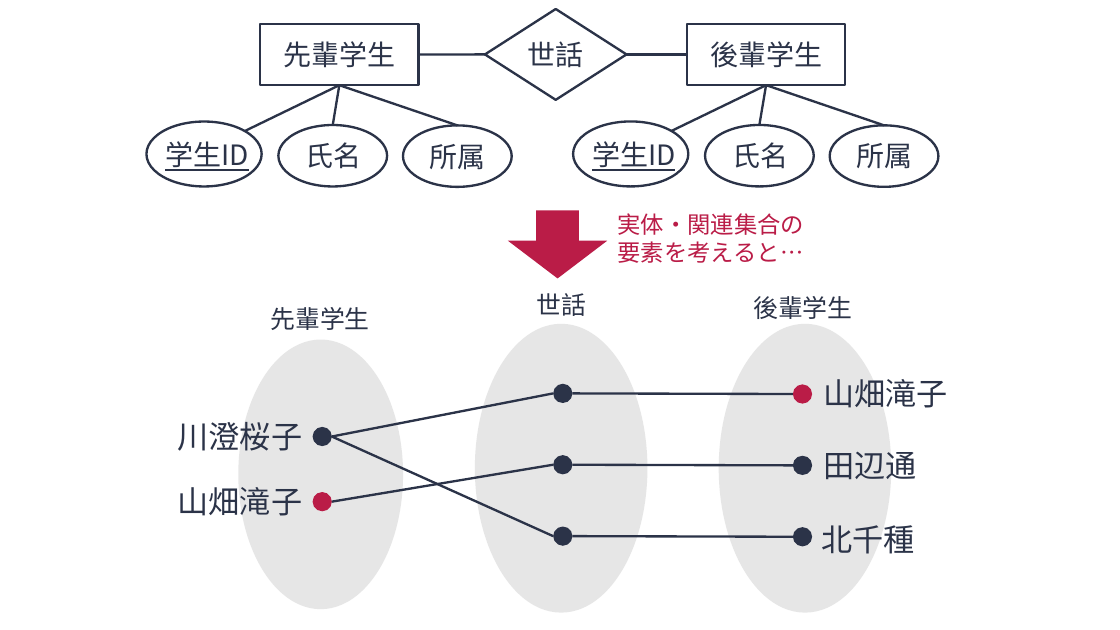
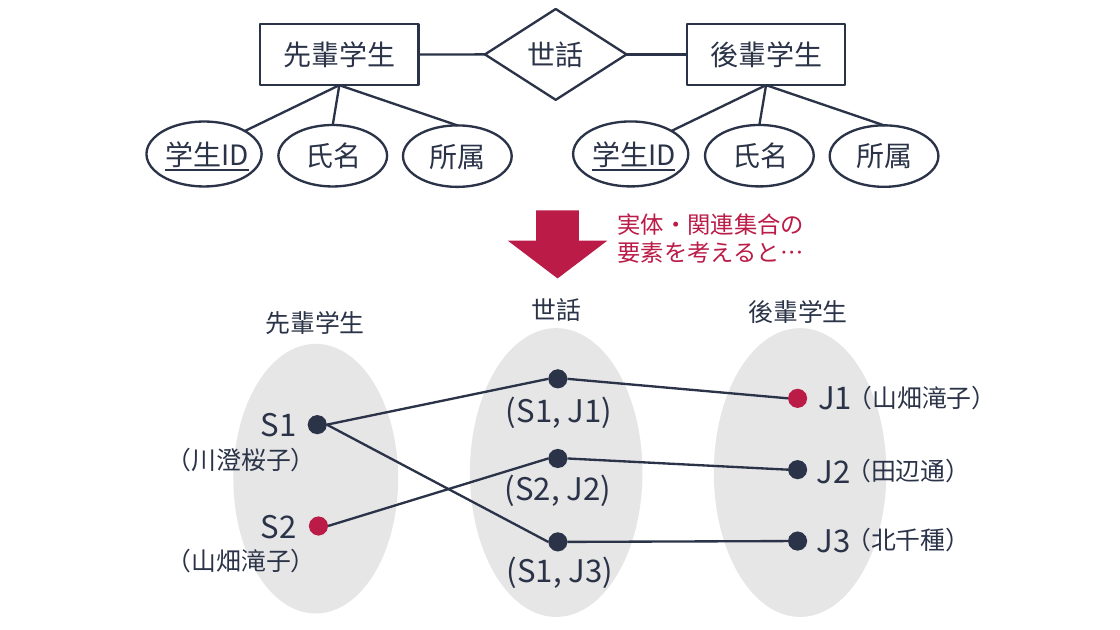
Before and after one commit to trycycle/database-textbook-draft, a slide deck: slide 24 of figure/__material/ppt/図表集-2026.pptx (slide 22 before the commit). Drawn at 1120x630 pixels with LibreOffice and Linux fonts; fonts in the diff are those of the drawing. Boxes give left, top, right and bottom in pixels: in the first picture for what was removed or moved away, otherwise in the second. Text is boxed around its words. In the diff, an @@ line names an element or a change of style, - is before the commit and + after.

```diff
--- a/figure/__material/ppt/図表集-2026.pptx
+++ b/figure/__material/ppt/図表集-2026.pptx
@@ line moved from (332, 437) - (553, 393) to (327, 424) - (549, 379) @@
@@ ellipse: place and size @@
-ellipse at [553,384,572,403]
+ellipse at [549,370,568,389]
@@ line moved from (572, 393) - (793, 394) to (568, 379) - (788, 399) @@
@@ text added at [818,386,852,410], 20 pt, text #2B3348 @@
+J1
@@ text at [848,386,997,410]: text changed; size 20 to 16 pt @@
-山畑滝子
+（山畑滝子）
@@ text added at [261,413,297,437], 20 pt, text #2B3348 @@
+S1
@@ ellipse: place and size @@
-ellipse at [312,427,332,446]
+ellipse at [308,416,327,435]
@@ text added at [506,396,612,428], 20 pt, text #2B3348 @@
+(S1, J1)
@@ text at [167,448,316,471]: text changed; size 20 to 16 pt @@
-川澄桜子
+（川澄桜子）
@@ line moved from (332, 437) - (553, 536) to (327, 424) - (549, 542) @@
@@ ellipse: place and size @@
-ellipse at [553,455,572,474]
+ellipse at [549,449,568,468]
@@ line moved from (332, 502) - (553, 465) to (328, 526) - (549, 458) @@
@@ text added at [505,468,611,506], 20 pt, text #2B3348 @@
+(S2, J2)
@@ line moved from (793, 466) - (572, 465) to (788, 469) - (568, 458) @@
@@ text added at [817,460,851,484], 20 pt, text #2B3348 @@
+J2
@@ text at [846,459,970,483]: text changed; size 20 to 16 pt @@
-田辺通
+（田辺通）
@@ text added at [261,515,297,539], 20 pt, text #2B3348 @@
+S2
@@ ellipse: place and size @@
-ellipse at [312,492,332,511]
+ellipse at [309,516,328,535]
@@ text added at [817,529,851,553], 20 pt, text #2B3348 @@
+J3
@@ text at [846,527,970,552]: text changed; size 20 to 16 pt @@
-北千種
+（北千種）
@@ text at [167,549,316,572]: text changed; size 20 to 16 pt @@
-山畑滝子
+（山畑滝子）
@@ text added at [507,550,613,588], 20 pt, text #2B3348 @@
+(S1, J3)
@@ 7 ellipses, 3 texts, 1 line: place and size @@
-7 ellipses, 3 texts, 1 line at [239,293,892,613]
+7 ellipses, 3 texts, 1 line at [233,298,886,617]
```
Also in this commit, not shown: 12 other slides changed, 5 slides added, 30 other files.
